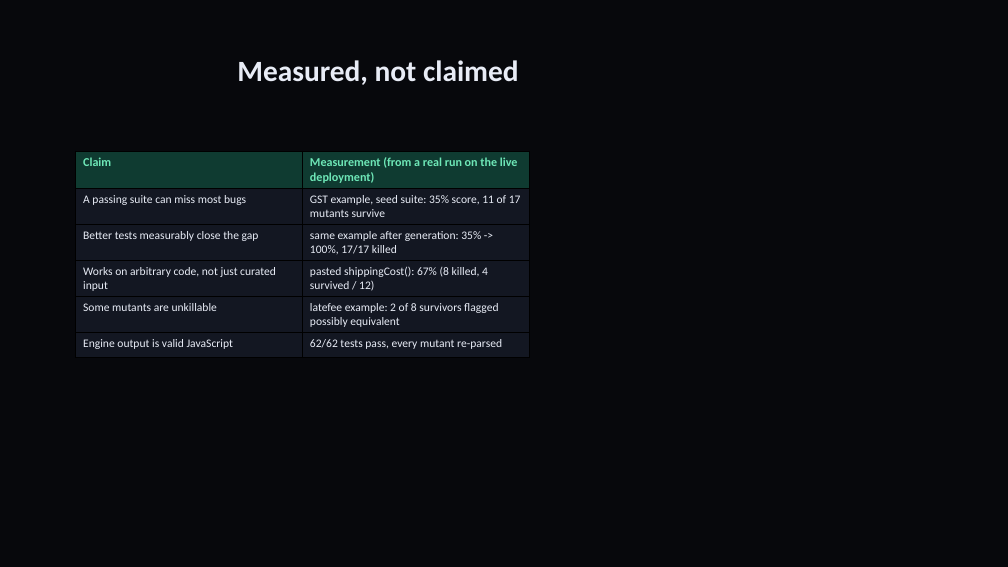
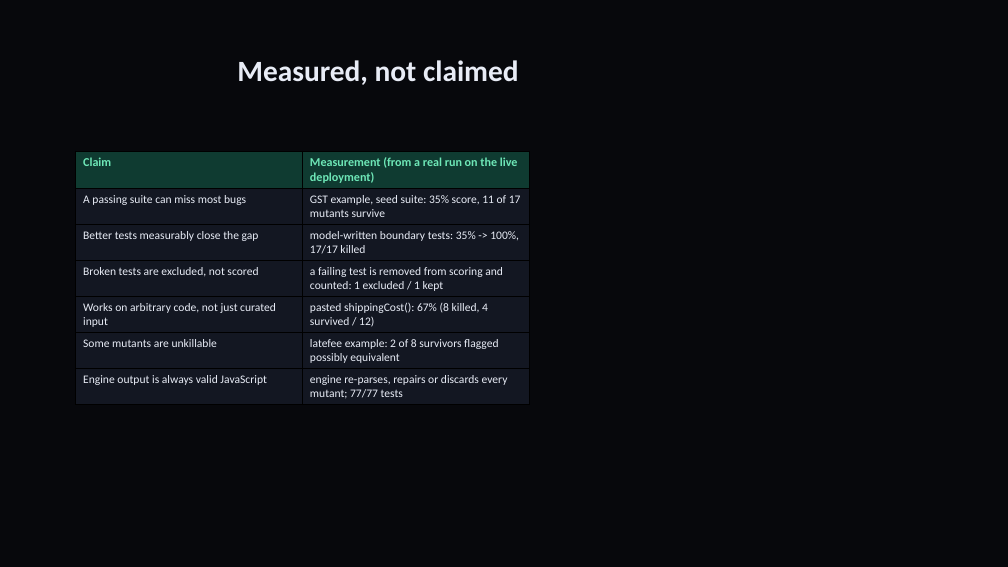
Before and after one commit to sgoel2be24-cyber/mutant, a slide deck: slide 5 of deck/Mutant-HackDevengers2.pptx. Drawn at 1008x567 pixels with LibreOffice and Linux fonts; fonts in the diff are those of the drawing. Boxes give left, top, right and bottom in pixels: in the first picture for what was removed or moved away, otherwise in the second. Text is boxed around its words. In the diff, an @@ line names an element or a change of style, - is before the commit and + after.

```diff
--- a/deck/Mutant-HackDevengers2.pptx
+++ b/deck/Mutant-HackDevengers2.pptx
@@ table at (76, 151, 529, 402) @@
-row 3: Better tests measurably close the gap | same example after generation: 35% -> 100%, 17/17 killed
+row 3: Better tests measurably close the gap | model-written boundary tests: 35% -> 100%, 17/17 killed
+row 4: Broken tests are excluded, not scored | a failing test is removed from scoring and counted: 1 excluded / 1 kept
-row 7, column 1: Engine output is valid JavaScript
+row 7, column 1: Engine output is always valid JavaScript
-row 7, column 2: 62/62 tests pass, every mutant re-parsed
+row 7, column 2: engine re-parses, repairs or discards every mutant; 77/77 tests
```
Also in this commit, not shown: 1 other slide changed, 1 slide added, 4 other files.
